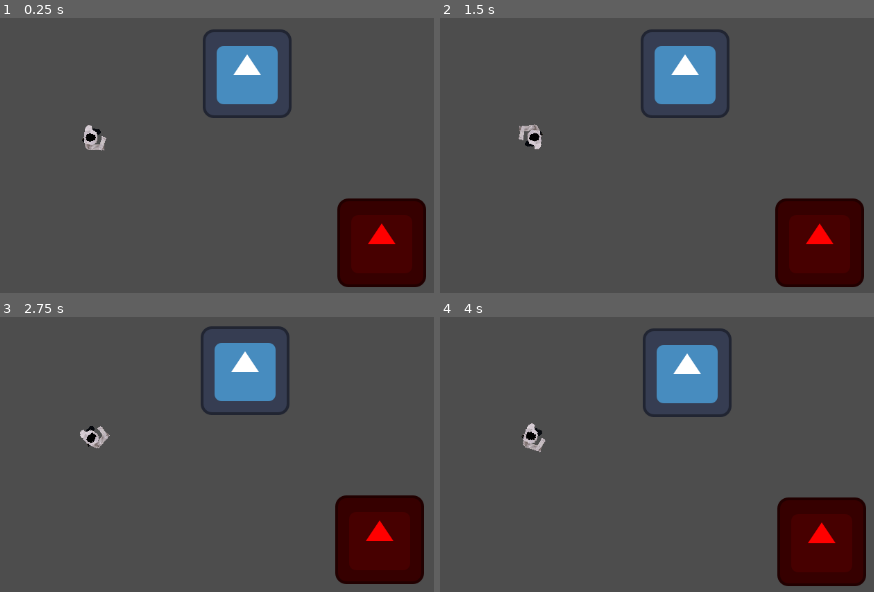
Above: before the commit, frames 1-4 (two rows, left to right).
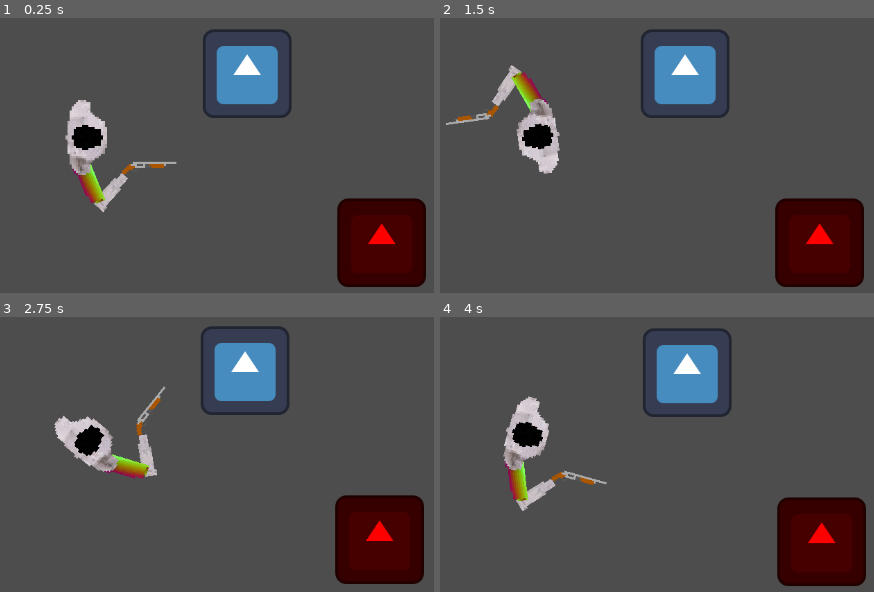
Above: after the commit, the same moments.

Repository: bachdangquocthai229-create/Mechanic_LastStand
Game: Godot game, scene res://game.tscn
Two runs of this game, one before a commit and one after it. Both use one fixed random seed, a clock stepped at 60 frames per second and the inputs below. The project has no main scene, so this scene is started directly. The engine's default icon, where the game draws it, is replaced by a stand-in: a white triangle on a blue panel in a dark square.
Inputs (mouse positions are in pixels of both pictures, inside the frame that each line leads up to):
- Up to frame 1 (0.25 s): no input
- Up to frame 2 (1.5 s): tap Enter at 0.5 s; move the mouse to (709, 114) at 0.52 s; tap A (A) at 0.6 s; tap D (D) at 0.8, 1.35 s; tap Space at 1.25 s; move the mouse to (outside the picture) at 1.27 s
- Up to frame 3 (2.75 s): tap S (S) at 1.55, 2.1 s; tap Enter at 2 s; move the mouse to (173, 339) at 2.02 s; tap W (W) at 2.3 s
- Up to frame 4 (4 s): tap Space at 2.75 s; move the mouse to (492, 526) at 2.77 s; tap W (W) at 2.85 s; tap A (A) at 3.05, 3.6 s; tap Enter at 3.5 s; move the mouse to (774, 504) at 3.52 s; tap D (D) at 3.8 s

The runs differ from the first frame. In frame 1, 2.7% of the frame differs, in the area x 14-41%, y 29-71%; in frame 2, 2.8%; in frame 3, 2.8%, in the area x 12-39%, y 25-59%; in frame 4, 2.8%.

Commit message:
arm system ik

Diff:
--- a/Character/Player.tscn
+++ b/Character/Player.tscn
@@ -1,18 +1,18 @@
 [gd_scene format=3 uid="uid://ckudr8chj1kgo"]
 
-[ext_resource type="Script" uid="uid://80kl10p8d3vr" path="res://player.gd" id="1_kpjcp"]
+[ext_resource type="Script" uid="uid://80kl10p8d3vr" path="res://Code/player.gd" id="1_kpjcp"]
+[ext_resource type="PackedScene" uid="uid://48qkga4kij1x" path="res://Item/Gun_2.tscn" id="3_28ti7"]
 [ext_resource type="Texture2D" uid="uid://moyr6tp3jsa2" path="res://Image/Running_albedo.png" id="3_d703b"]
 [ext_resource type="PackedScene" uid="uid://bblfcd7yvle5m" path="res://UI_moblie.tscn" id="3_kne1u"]
-[ext_resource type="Script" uid="uid://cumuf6mqw06yg" path="res://Character/right_arm.gd" id="4_28ti7"]
 [ext_resource type="Shader" uid="uid://c6vwi5ojogu26" path="res://Character/Normal_shader.gdshader" id="5_7llnk"]
-[ext_resource type="Texture2D" uid="uid://827j0ml7hh5m" path="res://Image/Upper_arm_normal.png" id="6_fo5vu"]
 [ext_resource type="Texture2D" uid="uid://dxuea2ymjm5gm" path="res://Image/Torso_normal_map.png" id="6_o1y46"]
-[ext_resource type="Texture2D" uid="uid://drioqfbs547ge" path="res://Image/Upper_arm_albedo.png" id="7_p4yhq"]
 [ext_resource type="Texture2D" uid="uid://dakumspwiad7k" path="res://Image/Torso_albedo.png" id="7_qolio"]
-[ext_resource type="Texture2D" uid="uid://davxlpetcv0t1" path="res://Image/Forearm_normal.png" id="8_iir43"]
 [ext_resource type="Texture2D" uid="uid://d00jt3bfn34k7" path="res://Image/Head_normal_map.png" id="8_y83ax"]
 [ext_resource type="Texture2D" uid="uid://b4v1mvm7jr1es" path="res://Image/Head_albedo.png" id="9_d703b"]
-[ext_resource type="Texture2D" uid="uid://b2h6tvt70d8bu" path="res://Image/Forearm_albedo.png" id="9_rk8it"]
+[ext_resource type="Script" uid="uid://dvg4gas0ibnx7" path="res://Code/arm_rig.gd" id="10_o1y46"]
+[ext_resource type="Texture2D" uid="uid://l22koyw4mgka" path="res://Image/Upper_arm_normal.png" id="11_d703b"]
+[ext_resource type="PackedScene" uid="uid://vnh2yxskqu0m" path="res://Item/Gun_1.tscn" id="12_y83ax"]
+[ext_resource type="Texture2D" uid="uid://dygcw6bkyxmqx" path="res://Image/Forearm_albedo.png" id="13_28ti7"]
 
 [sub_resource type="RectangleShape2D" id="RectangleShape2D_1vivr"]
 size = Vector2(120, 120)
@@ -119,14 +119,6 @@
 "speed": 12.0
 }]
 
-[sub_resource type="ShaderMaterial" id="ShaderMaterial_v5gy4"]
-shader = ExtResource("5_7llnk")
-shader_parameter/normal_map = ExtResource("6_fo5vu")
-
-[sub_resource type="ShaderMaterial" id="ShaderMaterial_qbdty"]
-shader = ExtResource("5_7llnk")
-shader_parameter/normal_map = ExtResource("8_iir43")
-
 [sub_resource type="ShaderMaterial" id="ShaderMaterial_8vrlf"]
 shader = ExtResource("5_7llnk")
 shader_parameter/normal_map = ExtResource("6_o1y46")
@@ -135,7 +127,15 @@
 shader = ExtResource("5_7llnk")
 shader_parameter/normal_map = ExtResource("8_y83ax")
 
-[node name="CharacterBody2D" type="CharacterBody2D" unique_id=1185532955]
+[sub_resource type="ShaderMaterial" id="ShaderMaterial_7lipg"]
+shader = ExtResource("5_7llnk")
+
+[sub_resource type="ShaderMaterial" id="ShaderMaterial_tfriy"]
+shader = ExtResource("5_7llnk")
+shader_parameter/normal_map = ExtResource("11_d703b")
+
+[node name="Player" type="CharacterBody2D" unique_id=1185532955]
+scale = Vector2(3, 3)
 collision_mask = 2
 script = ExtResource("1_kpjcp")
 speed = 30000.0
@@ -159,40 +159,52 @@
 [node name="CollisionShape2D" type="CollisionShape2D" parent="DetectionArea" unique_id=1177895561]
 shape = SubResource("CircleShape2D_g7b7a")
 
-[node name="Item_holder" type="Node2D" parent="." unique_id=1989079674]
-position = Vector2(16, 3)
-
-[node name="Visual" type="Node2D" parent="." unique_id=1662185024]
+[node name="Facing_pivot" type="Node2D" parent="." unique_id=556711865]
+
+[node name="Visual" type="Node2D" parent="Facing_pivot" unique_id=1662185024]
+z_index = 2
 rotation = -1.5707964
 
-[node name="Running" type="AnimatedSprite2D" parent="Visual" unique_id=1521054541]
+[node name="Running" type="AnimatedSprite2D" parent="Facing_pivot/Visual" unique_id=1521054541]
+visible = false
 position = Vector2(0, -5)
 sprite_frames = SubResource("SpriteFrames_gvj7u")
 
-[node name="Arm_system" type="Node2D" parent="Visual" unique_id=384760511]
-
-[node name="Right_arm" type="Node2D" parent="Visual/Arm_system" unique_id=2000342394 node_paths=PackedStringArray("shoulder", "upper_arm", "forearm", "target")]
-script = ExtResource("4_28ti7")
-shoulder = NodePath("shoulder")
-upper_arm = NodePath("Upper_arm")
-forearm = NodePath("Forearm")
-target = NodePath("../../../Item_holder")
-
-[node name="shoulder" type="Marker2D" parent="Visual/Arm_system/Right_arm" unique_id=1913532086]
-position = Vector2(-14, 0)
-
-[node name="Upper_arm" type="Sprite2D" parent="Visual/Arm_system/Right_arm" unique_id=638295072]
-material = SubResource("ShaderMaterial_v5gy4")
-texture = ExtResource("7_p4yhq")
-
-[node name="Forearm" type="Sprite2D" parent="Visual/Arm_system/Right_arm" unique_id=1635954235]
-material = SubResource("ShaderMaterial_qbdty")
-texture = ExtResource("9_rk8it")
-
-[node name="Torso_Sprite" type="Sprite2D" parent="Visual" unique_id=285508137]
+[node name="Torso_Sprite" type="Sprite2D" parent="Facing_pivot/Visual" unique_id=285508137]
 material = SubResource("ShaderMaterial_8vrlf")
 texture = ExtResource("7_qolio")
 
-[node name="Head_Sprite" type="Sprite2D" parent="Visual" unique_id=1370225365]
+[node name="Head_Sprite" type="Sprite2D" parent="Facing_pivot/Visual" unique_id=1370225365]
 material = SubResource("ShaderMaterial_1vivr")
 texture = ExtResource("9_d703b")
+
+[node name="Arm_rig" type="Node2D" parent="Facing_pivot" unique_id=384760511]
+z_index = 1
+script = ExtResource("10_o1y46")
+test_item_scene = ExtResource("12_y83ax")
+
+[node name="Shoulder" type="Marker2D" parent="Facing_pivot/Arm_rig" unique_id=9141216]
+position = Vector2(-5, 13)
+
+[node name="Elbow_pole" type="Marker2D" parent="Facing_pivot/Arm_rig" unique_id=1151008424]
+position = Vector2(-5, 33)
+
+[node name="Right_arm" type="Node2D" parent="Facing_pivot/Arm_rig" unique_id=597548522]
+
+[node name="Forearm" type="Sprite2D" parent="Facing_pivot/Arm_rig/Right_arm" unique_id=876976589]
+material = SubResource("ShaderMaterial_7lipg")
+texture = ExtResource("13_28ti7")
+offset = Vector2(9, 0)
+
+[node name="Upper_arm" type="Sprite2D" parent="Facing_pivot/Arm_rig/Right_arm" unique_id=280061630]
+material = SubResource("ShaderMaterial_tfriy")
+texture = ExtResource("11_d703b")
+offset = Vector2(10, 0)
+
+[node name="Item_motion" type="Node2D" parent="Facing_pivot" unique_id=1351948119]
+position = Vector2(27.333334, 15.666667)
+
+[node name="Item_holder" type="Node2D" parent="Facing_pivot/Item_motion" unique_id=1989079674]
+z_index = 3
+
+[node name="Gun_2" parent="Facing_pivot/Item_motion/Item_holder" unique_id=1299185138 instance=ExtResource("3_28ti7")]
--- a/Character/right_arm.gd
+++ /dev/null
@@ -1,90 +0,0 @@
-
-extends Node2D
-
-@export_group("Arm References")
-@export var shoulder: Marker2D
-@export var upper_arm: Sprite2D
-@export var forearm: Sprite2D
-@export var target: Node2D
-
-@export_group("Arm Dimensions")
-@export var upper_length: float = 12.0
-@export var forearm_length: float = 12.0
-
-@export_group("Elbow Direction")
-@export_range(-1.0, 1.0, 2.0)
-var bend_direction: float = 1.0
-
-
-func _process(_delta: float) -> void:
-	if not is_instance_valid(target):
-		return
-
-	solve_ik()
-
-
-func solve_ik() -> void:
-	# Global positions of shoulder and hand
-	var a: Vector2 = shoulder.global_position
-	var b: Vector2 = target.global_position
-
-	# Direction from shoulder to hand
-	var distance_vector: Vector2 = b - a
-	var distance: float = distance_vector.length()
-
-	if distance < 0.001:
-		return
-
-	# Prevent unreachable arm positions
-	var min_distance: float = abs(upper_length - forearm_length) + 0.001
-	var max_distance: float = upper_length + forearm_length - 0.001
-
-	var clamped_distance: float = clampf(
-		distance,
-		min_distance,
-		max_distance
-	)
-
-	var direction: Vector2 = distance_vector.normalized()
-
-	# Calculate elbow position using 2-Bone IK
-	var x: float = (
-		upper_length * upper_length
-		- forearm_length * forearm_length
-		+ clamped_distance * clamped_distance
-	) / (2.0 * clamped_distance)
-
-	var h: float = sqrt(
-		maxf(0.0, upper_length * upper_length - x * x)
-	)
-
-	# Perpendicular direction
-	var perpendicular := Vector2(-direction.y, direction.x)
-
-	# Final elbow position
-	var elbow: Vector2 = (
-		a
-		+ direction * x
-		+ perpendicular * h * bend_direction
-	)
-
-	# Adjust hand position if target is outside arm reach
-	var hand_position: Vector2 = a + direction * clamped_distance
-
-	# Position and rotate upper arm
-	update_segment(upper_arm, a, elbow)
-
-	# Position and rotate forearm
-	update_segment(forearm, elbow, hand_position)
-
-
-func update_segment(
-	sprite: Sprite2D,
-	start: Vector2,
-	finish: Vector2
-) -> void:
-
-	var segment: Vector2 = finish - start
-
-	sprite.global_position = (start + finish) * 0.5
-	sprite.global_rotation = segment.angle()
--- /dev/null
+++ b/Code/arm_rig.gd
@@ -0,0 +1,243 @@
+extends Node2D
+
+# NODE REFERENCES
+@onready var item_motion: Node2D = get_node("../Item_motion")
+@onready var item_holder: Node2D = item_motion.get_node("Item_holder")
+@onready var elbow_pole: Marker2D = $Elbow_pole
+@onready var shoulder: Marker2D = $Shoulder
+@onready var upper_arm: Sprite2D = $Right_arm/Upper_arm
+@onready var forearm: Sprite2D = $Right_arm/Forearm
+
+@export var test_item_scene: PackedScene
+
+# ARM CONFIGURATION
+@export_group("Arm Length")
+@export var upper_arm_length: float = 21.0
+@export var forearm_length: float = 20.0
+
+@export_group("IK Settings")
+@export var ik_epsilon: float = 0.001
+
+var right_hand_marker: Marker2D = null
+
+var right_hand_target: Vector2 = Vector2.ZERO
+var previous_target: Vector2 = Vector2.INF
+
+# INITIALIZATION
+func _ready() -> void:
+	item_holder.child_entered_tree.connect(
+		_on_item_entered_tree
+	)
+
+	item_holder.child_exiting_tree.connect(
+		_on_item_exiting_tree
+	)
+
+	refresh_grip_point()
+
+# FIND GRIP POINT
+func refresh_grip_point() -> bool:
+	right_hand_marker = null
+
+	if item_holder.get_child_count() == 0:
+		print("Item_holder hiện không có vật phẩm.")
+		return false
+
+	var equipped_item: Node = item_holder.get_child(0)
+
+	var candidate: Node = equipped_item.get_node_or_null(
+        "Grip_point/Right_hand"
+	)
+
+	if not candidate is Marker2D:
+		push_warning("Không tìm thấy Marker2D Right_hand.")
+		return false
+
+	right_hand_marker = candidate as Marker2D
+
+	previous_target = Vector2.INF
+
+	print("Đã tìm thấy Right_hand: ", right_hand_marker.get_path())
+
+	return true
+
+# UPDATE IK
+func _process(_delta: float) -> void:
+
+	if not is_instance_valid(right_hand_marker):
+		return
+
+	# Chuyển Right_hand sang hệ tọa độ Arm_rig
+	right_hand_target = to_local(
+		right_hand_marker.global_position
+	)
+
+	if right_hand_target.is_equal_approx(previous_target):
+		return
+
+	previous_target = right_hand_target
+
+	calculate_ik()
+
+# TWO-BONE IK
+
+
+func calculate_ik() -> void:
+	var start: Vector2 = shoulder.position
+	var target: Vector2 = right_hand_target
+
+	var direction_vector: Vector2 = target - start
+	var distance: float = direction_vector.length()
+
+	# Tránh trường hợp vai và bàn tay trùng vị trí
+	if distance < ik_epsilon:
+		print("IK không hợp lệ: khoảng cách quá nhỏ.")
+		return
+
+	# Giới hạn khoảng cách để hai đoạn tay luôn có chiều dài cố định
+	var min_distance: float = abs(
+		upper_arm_length - forearm_length
+	) + ik_epsilon
+
+	var max_distance: float = (
+		upper_arm_length + forearm_length
+	) - ik_epsilon
+
+	var clamped_distance: float = clampf(
+		distance,
+		min_distance,
+		max_distance
+	)
+
+	var direction: Vector2 = direction_vector.normalized()
+
+	var reachable_target: Vector2 = (
+		start + direction * clamped_distance
+	)
+
+	# CALCULATE ELBOW GEOMETRY
+	var a: float = (
+		upper_arm_length * upper_arm_length
+		- forearm_length * forearm_length
+		+ clamped_distance * clamped_distance
+	) / (2.0 * clamped_distance)
+
+	var h_squared: float = (
+		upper_arm_length * upper_arm_length
+		- a * a
+	)
+
+	var h: float = sqrt(maxf(h_squared, 0.0))
+
+	var midpoint: Vector2 = start + direction * a
+
+	# Vector vuông góc với hướng vai -> bàn tay
+	var perpendicular: Vector2 = Vector2(
+		-direction.y,
+		direction.x
+	)
+
+	# Hai nghiệm khuỷu tay
+	var elbow_candidate_1: Vector2 = (
+		midpoint + perpendicular * h
+	)
+
+	var elbow_candidate_2: Vector2 = (
+		midpoint - perpendicular * h
+	)
+
+	# ELBOW SELECTION
+	var hand_direction: Vector2 = direction
+	var desired_elbow_direction: Vector2
+
+	if hand_direction.x < 0.0:
+		# Tay cầm ở phía sau.
+		desired_elbow_direction = Vector2(-1.0, 1.0).normalized()
+	else:
+		# Tay cầm ở phía trước.
+		desired_elbow_direction = Vector2.DOWN
+
+	var side_1: float = (
+		(elbow_candidate_1 - start).normalized()
+		.dot(desired_elbow_direction)
+	)
+
+	var side_2: float = (
+		(elbow_candidate_2 - start).normalized()
+		.dot(desired_elbow_direction)
+	)
+
+	var final_elbow: Vector2
+
+	if side_1 >= side_2:
+		final_elbow = elbow_candidate_1
+	else:
+		final_elbow = elbow_candidate_2
+
+	# APPLY ARM POSE
+	apply_arm_pose(final_elbow, reachable_target)
+
+
+	# DEBUG OUTPUT
+	print("-----------------------------")
+	print("Shoulder: ", start)
+	print("Right_hand: ", target)
+	print("Requested distance: ", distance)
+	print("Reachable target: ", reachable_target)
+	print("Elbow candidate 1: ", elbow_candidate_1)
+	print("Elbow candidate 2: ", elbow_candidate_2)
+	print("Desired elbow direction: ", desired_elbow_direction)
+	print("Selected elbow: ", final_elbow)
+
+	if not is_equal_approx(distance, clamped_distance):
+		print("WARNING: Target nằm ngoài tầm với.")
+
+
+func apply_arm_pose(elbow_position: Vector2, hand_position: Vector2) -> void:
+	# Đặt gốc Upper_arm tại vai.
+	upper_arm.position = shoulder.position
+
+	# Xoay Upper_arm theo hướng từ vai đến khuỷu tay.
+	var upper_direction: Vector2 = elbow_position - shoulder.position
+	upper_arm.rotation = upper_direction.angle()
+
+	# Đặt gốc Forearm tại khuỷu tay.
+	forearm.position = elbow_position
+
+	# Xoay Forearm theo hướng từ khuỷu tay đến bàn tay.
+	var forearm_direction: Vector2 = hand_position - elbow_position
+	forearm.rotation = forearm_direction.angle()
+
+func _on_item_entered_tree(_node: Node) -> void:
+	# Đợi vật phẩm vào SceneTree hoàn chỉnh rồi mới tìm Marker2D.
+	refresh_grip_point.call_deferred()
+
+func _on_item_exiting_tree(node: Node) -> void:
+	# Nếu vật phẩm đang rời đi chứa Right_hand hiện tại,
+	# xóa tham chiếu cũ.
+	if is_instance_valid(right_hand_marker):
+		if node == right_hand_marker or node.is_ancestor_of(right_hand_marker):
+			right_hand_marker = null
+			previous_target = Vector2.INF
+
+func equip_item(new_item_scene: PackedScene) -> void:
+	if new_item_scene == null:
+		push_warning("Chưa gán scene vật phẩm mới.")
+		return
+
+	# Xóa vật phẩm hiện tại.
+	for child in item_holder.get_children():
+		item_holder.remove_child(child)
+		child.queue_free()
+
+	# Tạo và thêm vật phẩm mới.
+	var new_item: Node2D = new_item_scene.instantiate()
+	item_holder.add_child(new_item)
+
+	print("Đã thay vật phẩm: ", new_item.name)
+
+func _unhandled_input(event: InputEvent) -> void:
+	if event is InputEventKey:
+		if event.pressed and not event.echo:
+			if event.keycode == KEY_F6:
+				equip_item(test_item_scene)
--- a/player.gd
+++ b/Code/player.gd
@@ -1,4 +1,3 @@
-
 extends CharacterBody2D
 
 @export var speed: float = 300.0
@@ -10,10 +9,9 @@
 @onready var detection_area: Area2D = $DetectionArea
 
 
-
 var is_mobile: bool = false
 var is_desktop: bool = true
-
+var current_item: Node2D
 # Hướng di chuyển gần nhất khác Vector2.ZERO
 var last_move_direction: Vector2 = Vector2.RIGHT
 
--- a/Item/Gun_1.tscn
+++ b/Item/Gun_1.tscn
@@ -10,8 +10,6 @@
 size = Vector2(12, 12)
 
 [node name="Gun_1" type="Node2D" unique_id=923993314]
-position = Vector2(50, 0)
-scale = Vector2(5, 5)
 
 [node name="Sprite2D" type="Sprite2D" parent="." unique_id=1383477098]
 texture = SubResource("AtlasTexture_1vivr")
@@ -19,5 +17,15 @@
 [node name="CollisionShape2D" type="CollisionShape2D" parent="." unique_id=1856521219]
 shape = SubResource("RectangleShape2D_bjjo4")
 
-[node name="Marker2D" type="Marker2D" parent="." unique_id=1424579262]
+[node name="Muzzle" type="Marker2D" parent="." unique_id=1424579262]
 position = Vector2(6, -3)
+
+[node name="Grip_point" type="Node2D" parent="." unique_id=605993444]
+
+[node name="Right_hand" type="Marker2D" parent="Grip_point" unique_id=313661291]
+position = Vector2(-5.999999, 5.9999995)
+scale = Vector2(0.99999994, 0.99999994)
+
+[node name="Left_hand" type="Marker2D" parent="Grip_point" unique_id=1171379415]
+position = Vector2(-5.999999, 5.9999995)
+scale = Vector2(0.99999994, 0.99999994)
--- a/Item/Gun_2.tscn
+++ b/Item/Gun_2.tscn
@@ -10,8 +10,6 @@
 size = Vector2(26, 8)
 
 [node name="Gun_2" type="Node2D" unique_id=1299185138]
-position = Vector2(64, 0)
-scale = Vector2(5, 5)
 
 [node name="Sprite2D" type="Sprite2D" parent="." unique_id=1642485996]
 texture = SubResource("AtlasTexture_1vivr")
@@ -19,5 +17,17 @@
 [node name="CollisionShape2D" type="CollisionShape2D" parent="." unique_id=789295902]
 shape = SubResource("RectangleShape2D_8vrlf")
 
-[node name="Marker2D" type="Marker2D" parent="." unique_id=2052085131]
+[node name="Muzzle" type="Marker2D" parent="." unique_id=2052085131]
 position = Vector2(13, -3.5)
+
+[node name="Grip_point" type="Node2D" parent="." unique_id=328280343]
+position = Vector2(-3, -1.9999999)
+scale = Vector2(0.99999994, 0.99999994)
+
+[node name="Right_hand" type="Marker2D" parent="Grip_point" unique_id=2002111874]
+position = Vector2(-8.000001, 4)
+scale = Vector2(1.0000001, 1.0000001)
+
+[node name="Left_hand" type="Marker2D" parent="Grip_point" unique_id=89142076]
+position = Vector2(0, -2.3841858e-07)
+scale = Vector2(1.0000001, 1.0000001)
--- /dev/null
+++ b/Resource/Normal_shader.tres
@@ -0,0 +1,6 @@
+[gd_resource type="ShaderMaterial" format=3 uid="uid://co3nqbgu5tdv7"]
+
+[ext_resource type="Shader" uid="uid://c6vwi5ojogu26" path="res://Character/Normal_shader.gdshader" id="1_hjr5j"]
+
+[resource]
+shader = ExtResource("1_hjr5j")
--- a/UI_moblie.tscn
+++ b/UI_moblie.tscn
@@ -1,11 +1,11 @@
 [gd_scene format=3 uid="uid://bblfcd7yvle5m"]
 
 [ext_resource type="Texture2D" uid="uid://4q335xxs2p" path="res://icon.svg" id="1_8bonc"]
-[ext_resource type="Script" uid="uid://cfncg5qo860dt" path="res://menu.gd" id="2_djdjx"]
-[ext_resource type="Script" uid="uid://bc0064qy5yiw0" path="res://w.gd" id="2_jhwfo"]
-[ext_resource type="Script" uid="uid://bf6wkfi8dao7k" path="res://a.gd" id="4_pk76y"]
-[ext_resource type="Script" uid="uid://gsurenudrgjp" path="res://s.gd" id="5_r82je"]
-[ext_resource type="Script" uid="uid://dkio7ttcuanpq" path="res://d.gd" id="6_d4e6h"]
+[ext_resource type="Script" uid="uid://cfncg5qo860dt" path="res://Code/menu.gd" id="2_djdjx"]
+[ext_resource type="Script" uid="uid://bc0064qy5yiw0" path="res://Code/w.gd" id="2_jhwfo"]
+[ext_resource type="Script" uid="uid://bf6wkfi8dao7k" path="res://Code/a.gd" id="4_pk76y"]
+[ext_resource type="Script" uid="uid://gsurenudrgjp" path="res://Code/s.gd" id="5_r82je"]
+[ext_resource type="Script" uid="uid://dkio7ttcuanpq" path="res://Code/d.gd" id="6_d4e6h"]
 
 [sub_resource type="StyleBoxFlat" id="StyleBoxFlat_g7b7a"]
 bg_color = Color(1, 1, 1, 0)
--- a/project.godot
+++ b/project.godot
@@ -17,6 +17,8 @@
 [global_group]
 
 Enemy=""
+Right_hand="Marker2D of Right_hand"
+Left_hand="Marker2D of Left_hand"
 
 [input]
 
Not shown, removed: Character/right_arm.gd.uid
Renamed: a.gd -> Code/a.gd
Renamed: a.gd.uid -> Code/a.gd.uid
Not shown, added: Code/arm_rig.gd.uid
Renamed: d.gd -> Code/d.gd
Renamed: d.gd.uid -> Code/d.gd.uid
Renamed: menu.gd -> Code/menu.gd
Renamed: menu.gd.uid -> Code/menu.gd.uid
Renamed: player.gd.uid -> Code/player.gd.uid
Renamed: s.gd -> Code/s.gd
Renamed: s.gd.uid -> Code/s.gd.uid
Renamed: w.gd -> Code/w.gd
(and 9 more such lines)
